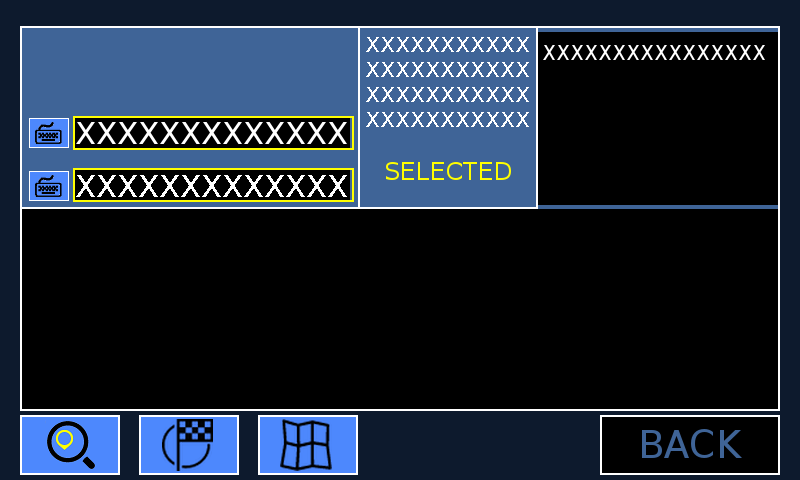
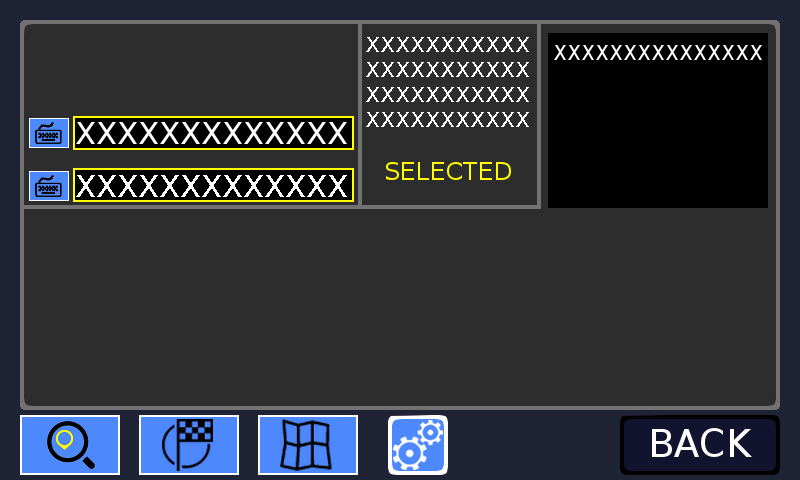
Layer changes from the first 800x480 image to the second:
painted on "backText" over <box>642,428,752,458</box>
removed layer "Copie de back-background" from group "back" over <box>602,417,776,473</box>
removed layer "back-background" from group "back" over <box>600,415,780,475</box>
added layer "Layer #11" in group "back" over <box>624,419,776,471</box>
added layer "Layer #10" in group "back" over <box>620,415,780,475</box>
painted on "searchResultValue" over <box>543,45,765,60</box>
painted on "searchResultList" over <box>538,32,778,208</box>
added group "settings" with 3 layers above "keyboardArea" over <box>388,415,448,475</box>
added layer "select-configuration-image copy" in group "settings" over <box>393,420,443,470</box>
added layer "Layer #6" in group "settings" over <box>392,419,444,471</box>
added layer "Layer #5" in group "settings" over <box>388,415,448,475</box>
moved "keyboardArea" above "navigation-app-poi-background", painted on it over <box>22,209,778,409</box>
added layer "Calque Copié copy" in group "navigation-app-poi-background" over <box>24,24,541,209</box>
painted on "Copie de Copie de Copie de Calque copy #2" over <box>350,170,352,200</box>
painted on "Copie de Copie de Copie de Calque copy #1" over <box>350,118,352,148</box>
removed layer "Presse-papiers #4" from group "navigation-app-poi-background" over <box>20,26,780,411</box>
removed layer "Calque Copié" from group "navigation-app-poi-background" over <box>22,207,535,209</box>
removed layer "Clipboard" from group "navigation-app-poi-background" over <box>20,26,780,411</box>
added layer "Layer copy #1" in group "navigation-app-poi-background" over <box>24,24,776,406</box>
added layer "Layer copy" in group "navigation-app-poi-background" over <box>20,20,780,410</box>
painted on "menu background" over <box>0,0,800,480</box>
